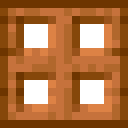
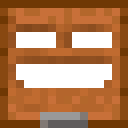
Before/after of a 128px x 128px layered artwork. What changed in the layer stack:
renamed "acacia_trapdoor.png" to "Layer", showed it, moved it above "oak_trapdoor.png", painted on it over [0, 0, 128, 128]
hid "oak_trapdoor.png" over [0, 0, 128, 128]
